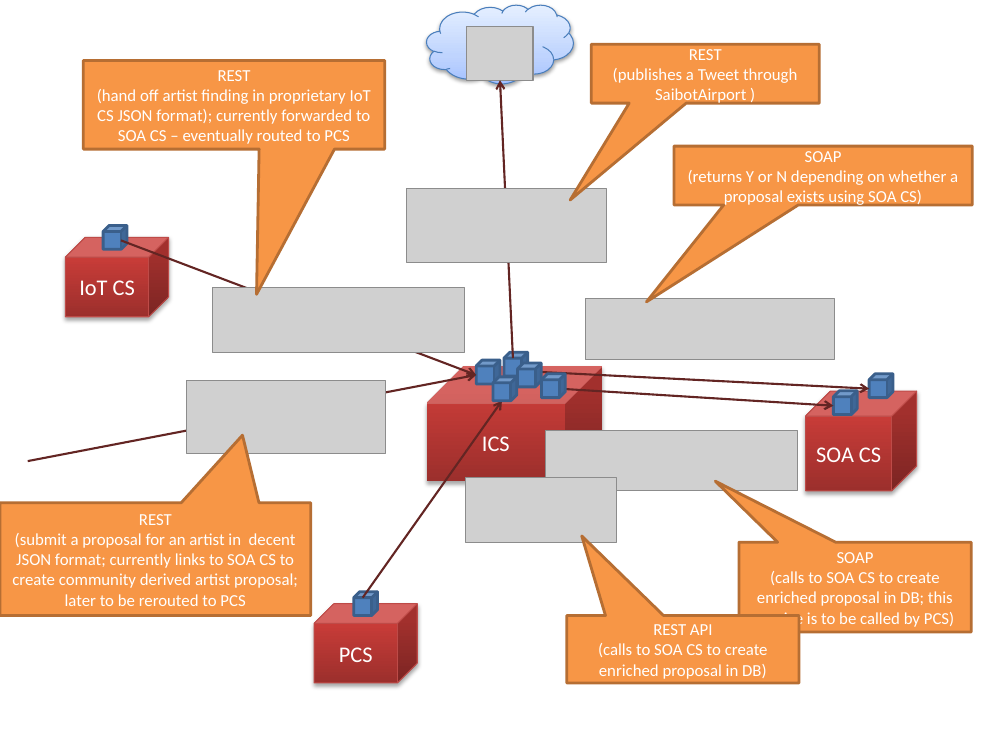
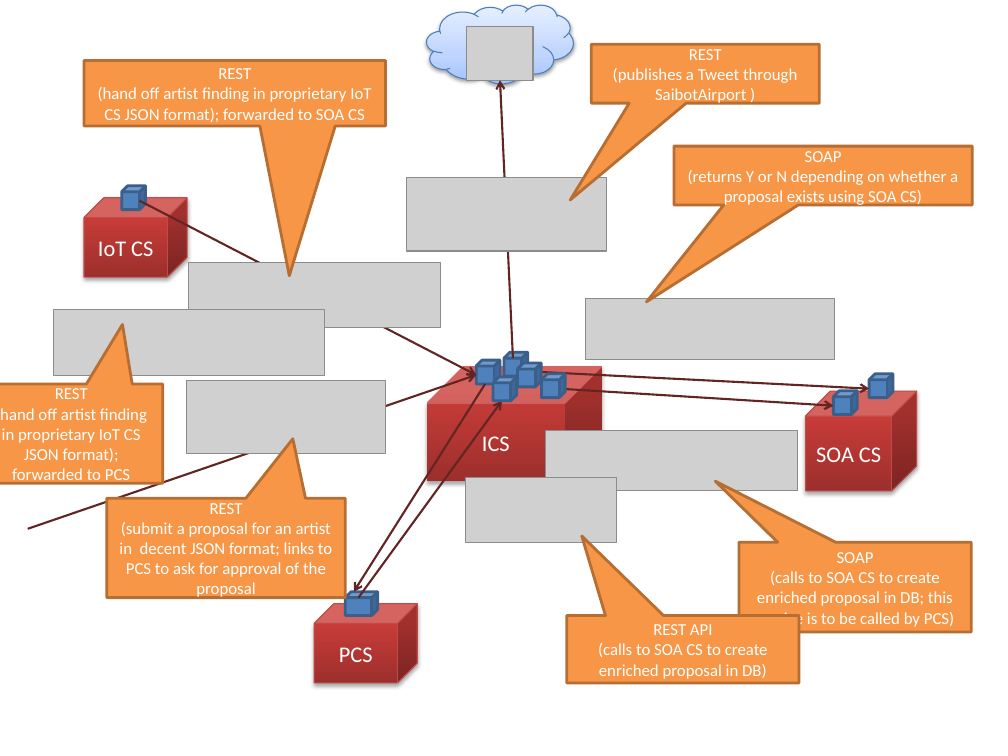
Before and after one commit to lucasjellema/aced-cloud-demo-ofmw2016-valencia, a slide deck: slide 7 of ofmw-forum2016-valencia-demo.pptx. Drawn at 1008x756 pixels with LibreOffice and Linux fonts; fonts in the diff are those of the drawing; grey boxes stand for pictures. Boxes give left, top, right and bottom in pixels: in the first picture for what was removed or moved away, otherwise in the second. Text is boxed around its words. In the diff, an @@ line names an element or a change of style, - is before the commit and + after.

Commit message:
Added IoT CS dropoff with route to PCS on slide about ICS

```diff
--- a/ofmw-forum2016-valencia-demo.pptx
+++ b/ofmw-forum2016-valencia-demo.pptx
@@ speech box "REST": place and size @@
-speech box "REST" at (84,60,385,149)
+speech box "REST" at (84,60,385,126)
@@ speech box "REST" at (84,60,385,126): proportions changed @@
@@ text in speech box at (98,87,371,122): text changed @@
-(hand off artist finding in proprietary IoT CS JSON format); currently forwarded to SOA CS – eventually routed to PCS
+(hand off artist finding in proprietary IoT CS JSON format); forwarded to SOA CS
@@ picture: place and size @@
-picture at (406,188,607,262)
+picture at (406,177,607,251)
@@ cube "IoT CS": place and size @@
-cube "IoT CS" at (66,238,168,318)
+cube "IoT CS" at (84,198,186,277)
@@ cube: place and size @@
-cube at (103,226,127,250)
+cube at (122,185,146,210)
@@ arrow moved from (121, 241) - (476, 375) to (140, 201) - (476, 375) @@
@@ picture: place and size @@
-picture at (213,287,465,353)
+picture at (188,262,440,328)
@@ picture added at (53,309,325,376) @@
@@ speech box added at (0,384,162,484), fill #F79646, outline #B76F34 2 pt, 12 pt, text #FFFFFF @@
+REST
+(hand off artist finding in proprietary IoT CS JSON format); forwarded to PCS
@@ arrow moved from (28, 461) - (476, 375) to (28, 529) - (476, 375) @@
@@ arrow added from (485, 384) to (354, 592), #632523 1.5 pt @@
@@ arrow moved from (363, 598) - (502, 401) to (359, 598) - (502, 401) @@
@@ speech box "REST": place and size @@
-speech box "REST" at (0,503,310,616)
+speech box "REST" at (107,498,346,598)
@@ text in speech box at (119,522,332,599): text changed @@
-(submit a proposal for an artist in decent JSON format; currently links to SOA CS to create community derived artist proposal; later to be rerouted to PCS
+(submit a proposal for an artist in decent JSON format; links to PCS to ask for approval of the proposal
@@ cube: place and size @@
-cube at (354,592,378,616)
+cube at (346,592,378,616)
```
Also in this commit, not shown: 2 other slides changed.
